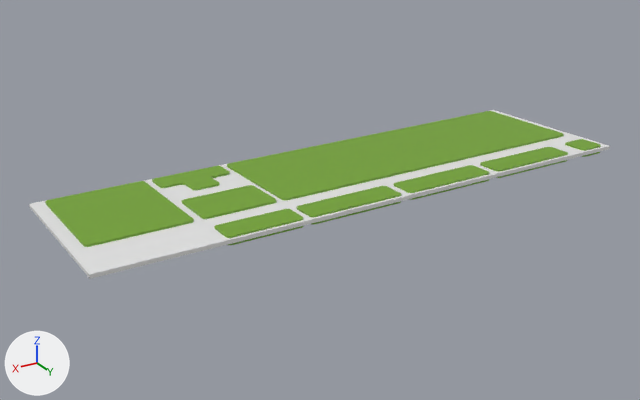
A saved change to the Blender file keytop-fixed.blend.
The view is the same before and after, from a 50 mm camera at (3.3, 5.04, 3.06) aimed at (0.12, -0.25, 0.41). Lighting does not change. The marker at lower left points along +X, +Y and +Z. The same objects are shown in both versions, whatever each file hides.

The older version as bpy lines, for what is in view:
```python
ob_plane_010 = bpy.data.objects.new('Plane.010', me_plane_041)
ob_plane_010.location = (-0.721, -0.385, 0.626)
ob_plane_010.rotation_euler = (0.0524, 0.0, 0.0)  # degrees (3, 0, 0)
ob_plane_010.scale = (0.31, 0.311, 0.31)
ob_plane_011 = bpy.data.objects.new('Plane.011', me_plane_042)
ob_plane_011.location = (1.604, -0.243, 0.633)
ob_plane_011.rotation_euler = (0.0524, 0.0, 0.0)  # degrees (3, 0, 0)
ob_plane_011.scale = (0.31, 0.314, 0.31)
ob_plane_012 = bpy.data.objects.new('Plane.012', me_plane_043)
ob_plane_012.location = (0.985, -0.245, 0.633)
ob_plane_012.rotation_euler = (0.0524, 0.0, 0.0)  # degrees (3, 0, 0)
ob_plane_012.scale = (0.31, 0.31, 0.31)
ob_plane_013 = bpy.data.objects.new('Plane.013', me_plane_044)
ob_plane_013.location = (0.992, -0.79, 0.605)
ob_plane_013.rotation_euler = (0.0524, 0.0, 0.0)  # degrees (3, 0, 0)
ob_plane_013.scale = (0.31, 0.31, 0.31)
ob_plane_014 = bpy.data.objects.new('Plane.014', me_plane_045)
ob_plane_014.location = (0.991, 0.309, 0.659)
ob_plane_014.rotation_euler = (0.0524, 0.0, 0.0)  # degrees (3, 0, 0)
ob_plane_014.scale = (0.31, 0.31, 0.31)
ob_plane_015 = bpy.data.objects.new('Plane.015', me_plane_046)
ob_plane_015.location = (0.207, 0.309, 0.659)
ob_plane_015.rotation_euler = (0.0524, 0.0, 0.0)  # degrees (3, 0, 0)
ob_plane_015.scale = (0.31, 0.31, 0.31)
ob_plane_016 = bpy.data.objects.new('Plane.016', me_plane_047)
ob_plane_016.location = (-0.593, 0.309, 0.659)
ob_plane_016.rotation_euler = (0.0524, 0.0, 0.0)  # degrees (3, 0, 0)
ob_plane_016.scale = (0.31, 0.31, 0.31)
ob_plane_017 = bpy.data.objects.new('Plane.017', me_plane_048)
ob_plane_017.location = (-1.393, 0.309, 0.659)
ob_plane_017.rotation_euler = (0.0524, 0.0, 0.0)  # degrees (3, 0, 0)
ob_plane_017.scale = (0.31, 0.31, 0.31)
ob_plane_019 = bpy.data.objects.new('Plane.019', me_plane_050)
ob_plane_019.location = (-0.021, -0.214, 0.62)
ob_plane_019.rotation_euler = (0.0524, 0.0, 0.0)  # degrees (3, 0, 0)
ob_plane_019.scale = (2.1, 0.698, 0.554)
# me_plane_050
# before: 0 (-1.01, -0.98, 0.0), 1 (1.01, -0.98, 0.0), 2 (-1.01, 1.01, 0.0), 3 (1.01, 1.01, 0.0)
```
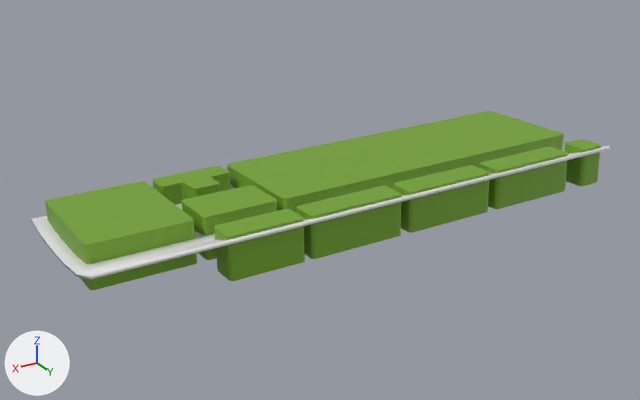
Changed parts and their boxes (x1, y1, x2, y2) in the pictures (640 x 400 px):
'Plane.019', reshaped, modifiers changed
    before: (29, 110, 610, 279)
    after: (31, 146, 611, 279)
'Plane.011', modifiers changed
    before: (45, 181, 194, 247)
    after: (45, 181, 197, 290)
'Plane.015', modifiers changed (85% taller)
    before: (296, 186, 401, 225)
    after: (296, 186, 401, 259)
'Plane.014', modifiers changed (97% taller)
    before: (214, 209, 304, 245)
    after: (214, 209, 305, 281)
'Plane.016', modifiers changed (92% taller)
    before: (394, 165, 489, 200)
    after: (394, 165, 489, 233)
'Plane.017', modifiers changed (97% taller)
    before: (480, 147, 568, 178)
    after: (480, 147, 568, 209)
'Plane.012', modifiers changed
    before: (182, 185, 277, 219)
    after: (182, 185, 277, 260)
'Plane.018', modifiers changed (153% taller)
    before: (565, 139, 601, 157)
    after: (565, 139, 601, 186)
part 1 of me_plane_050, built on
    before: (29, 110, 610, 279)
    after: (31, 146, 611, 279)

The change in detail:
me_plane_050 is used by ob_plane_019; location (-0.021, -0.214, 0.62); rotation (0.0524, 0.0, 0.0), in degrees (3, 0, 0); scale (2.1, 0.698, 0.554).
Verts and faces of me_plane_050; kept vertices keep their numbers, new ones are numbered from 4.
me_plane_050 had 4 vertices, 1 face and spanned x -1.01..1.01, y -0.98..1.01, z 0.0.
me_plane_050 now has 14 vertices, 6 faces and spans x -1.01..1.01, y -0.99..1.01, z -0.27..0.0.
Part 1, on me_plane_050:
Vertices deleted: 0, 1 (with the faces that use them).
New vertex 4 is at (-1.01, -0.99, -0.21).
New vertex 5 is at (-1.01, 0.13, -0.26).
New vertex 6 is at (-1.01, -0.13, -0.27).
New vertex 7 is at (-1.01, -0.38, -0.27).
New vertex 8 is at (-1.01, -0.65, -0.26).
New vertex 9 is at (-1.01, 0.58, -0.19).
New vertices 10 to 15 stand at vertices 4 to 9, in that order, plus (2.02, 0.0, 0.0).
New faces: (2, 9, 15, 3), (5, 6, 12, 11), (6, 7, 13, 12), (7, 8, 14, 13), (4, 10, 14, 8), (5, 11, 15, 9).
me_plane_050 part 2: the surface is now shaded smooth.
Object 'Plane.010' (ob_plane_010) has a SOLIDIFY modifier named 'Solidify'.
On modifier 'Solidify' of object 'Plane.010' (ob_plane_010), thickness goes from 0.2 to 1.0.
Object 'Plane.011' (ob_plane_011) has a SOLIDIFY modifier named 'Solidify'.
On modifier 'Solidify' of object 'Plane.011' (ob_plane_011), thickness goes from 0.2 to 1.0.
Object 'Plane.012' (ob_plane_012) has a SOLIDIFY modifier named 'Solidify'.
On modifier 'Solidify' of object 'Plane.012' (ob_plane_012), thickness goes from 0.2 to 1.0.
Object 'Plane.014' (ob_plane_014) has a SOLIDIFY modifier named 'Solidify'.
On modifier 'Solidify' of object 'Plane.014' (ob_plane_014), thickness goes from 0.2 to 1.0.
Object 'Plane.015' (ob_plane_015) has a SOLIDIFY modifier named 'Solidify'.
On modifier 'Solidify' of object 'Plane.015' (ob_plane_015), thickness goes from 0.2 to 1.0.
Object 'Plane.016' (ob_plane_016) has a SOLIDIFY modifier named 'Solidify'.
On modifier 'Solidify' of object 'Plane.016' (ob_plane_016), thickness goes from 0.2 to 1.0.
Object 'Plane.017' (ob_plane_017) has a SOLIDIFY modifier named 'Solidify'.
On modifier 'Solidify' of object 'Plane.017' (ob_plane_017), thickness goes from 0.2 to 1.0.
Object 'Plane.018' (ob_plane_018) has a SOLIDIFY modifier named 'Solidify'.
On modifier 'Solidify' of object 'Plane.018' (ob_plane_018), thickness goes from 0.2 to 1.0.
